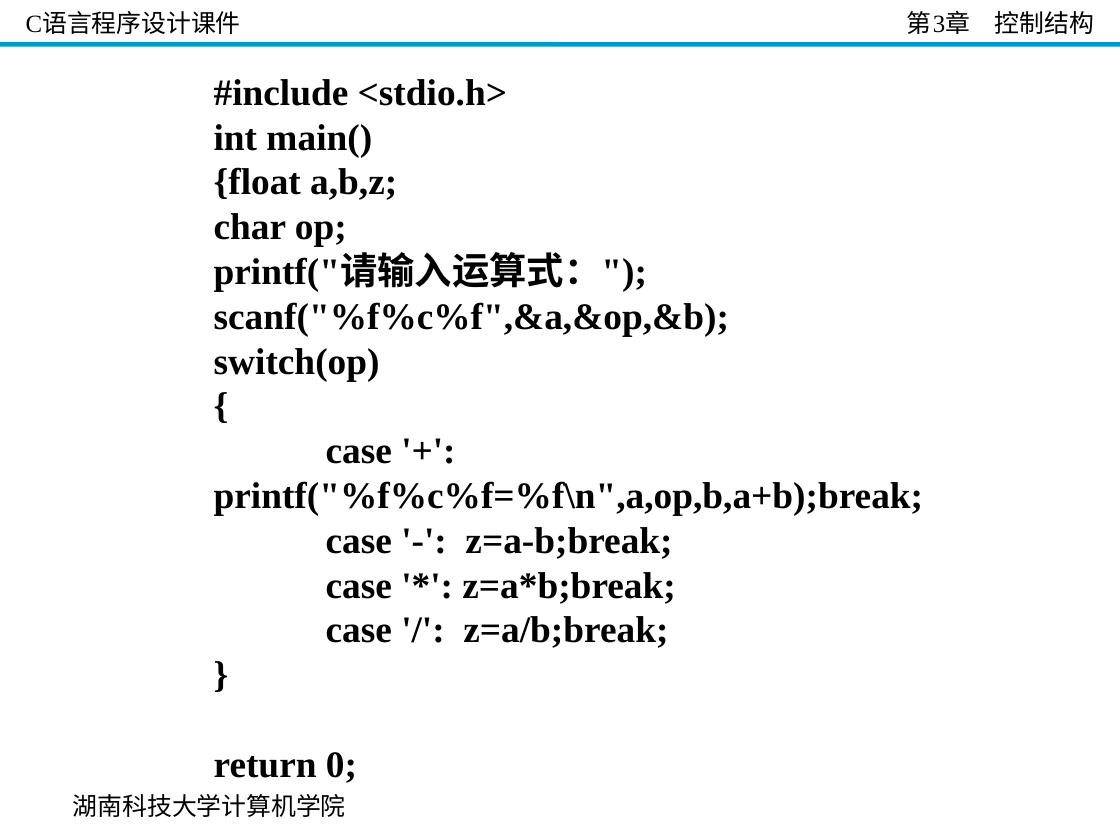
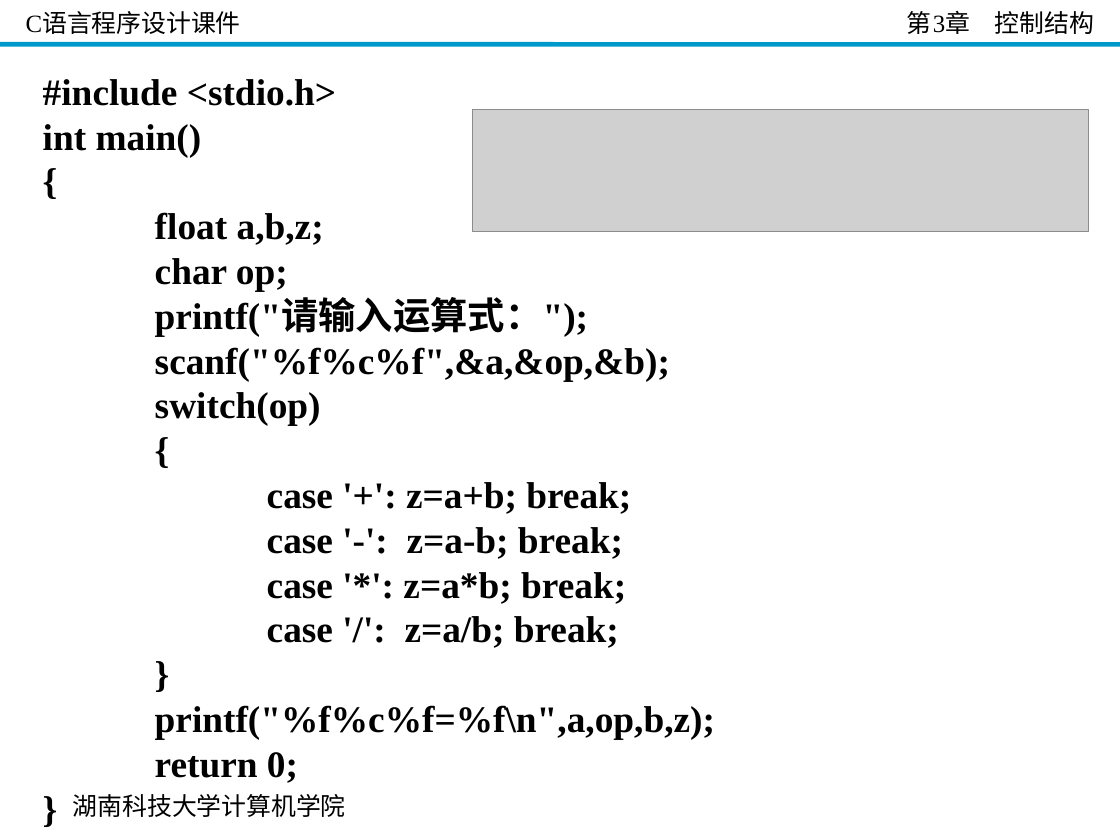
Before and after one commit to guoshengkang/guoshengkang.github.io, a slide deck: slide 62 of files/Slides_C_Programming/C语言程序设计__第3章.ppt. Drawn at 1120x840 pixels with LibreOffice and Linux fonts; fonts in the diff are those of the drawing; grey boxes stand for pictures; background and template pictures are left out. Boxes give left, top, right and bottom in pixels: in the first picture for what was removed or moved away, otherwise in the second. Text is boxed around its words. In the diff, an @@ line names an element or a change of style, - is before the commit and + after.

```diff
--- a/files/Slides_C_Programming/C语言程序设计__第3章.ppt
+++ b/files/Slides_C_Programming/C语言程序设计__第3章.ppt
@@ text at bbox=[43, 79, 715, 783]: paragraph added @@
+}
@@ text "#include <stdio.h>": place and size @@
-text "#include <stdio.h>" at bbox=[214, 79, 924, 783]
+text "#include <stdio.h>" at bbox=[43, 79, 715, 783]
@@ picture added at bbox=[473, 110, 1089, 232] @@
@@ text at bbox=[155, 212, 324, 245]: text changed @@
-{float a,b,z;
+{
+float a,b,z;
@@ text at bbox=[267, 482, 631, 648]: text changed @@
-case '+': printf("%f%c%f=%f\n",a,op,b,a+b);break;
-case '-': z=a-b;break;
-case '*': z=a*b;break;
-case '/': z=a/b;break;
+case '+': z=a+b; break;
+case '-': z=a-b; break;
+case '*': z=a*b; break;
+case '/': z=a/b; break;
@@ text at bbox=[155, 705, 715, 739]: paragraph added @@
+printf("%f%c%f=%f\n",a,op,b,z);
```
Also in this commit, not shown: 55 other slides changed, 8 other files.
